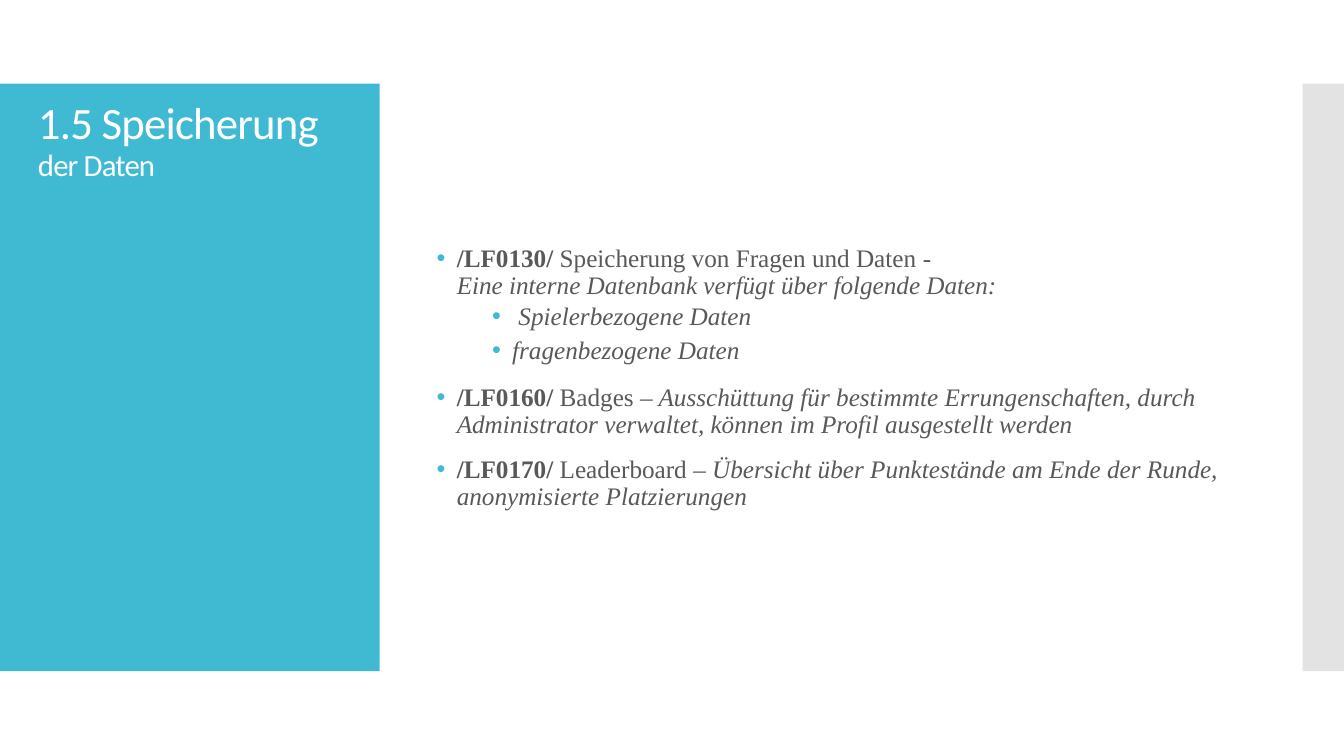
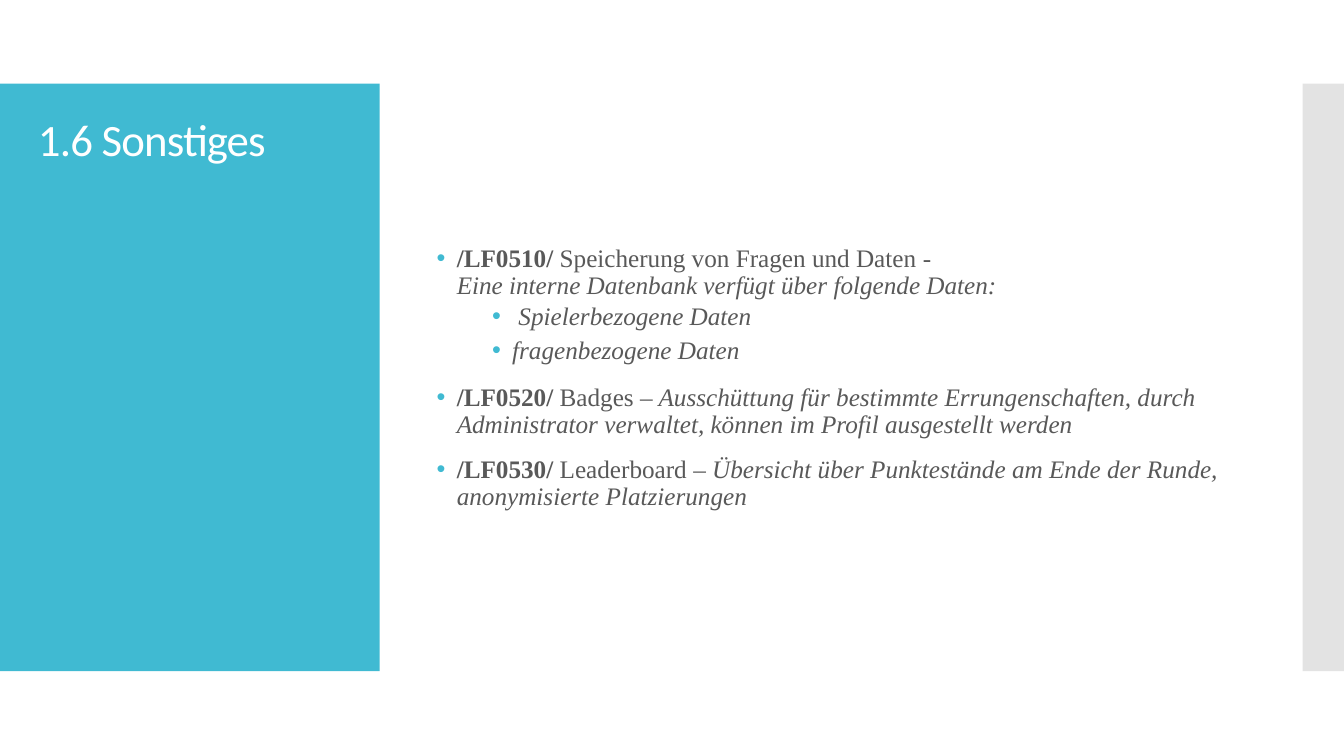
Before and after one commit to ch-schlecht/cz17a, a slide deck: slide 14 of Vortrag/Review_Lastenheft_Folien.pptx (slide 13 before the commit). Drawn at 1344x756 pixels with LibreOffice and Linux fonts; fonts in the diff are those of the drawing. Boxes give left, top, right and bottom in pixels: in the first picture for what was removed or moved away, otherwise in the second. Text is boxed around its words. In the diff, an @@ line names an element or a change of style, - is before the commit and + after.

```diff
--- a/Vortrag/Review_Lastenheft_Folien.pptx
+++ b/Vortrag/Review_Lastenheft_Folien.pptx
@@ title at [38, 125, 266, 164]: text changed @@
-1.5 Speicherung
-der Daten
+1.6 Sonstiges
@@ text at [457, 249, 996, 300]: text changed @@
-• /LF0130/ Speicherung von Fragen und Daten -
-  Eine interne Datenbank verfügt über folgende Daten:
+• /LF0510/ Speicherung von Fragen und Daten -
+  Eine interne Datenbank verfügt über folgende Daten:
@@ text at [457, 388, 1218, 511]: text changed @@
-• /LF0160/ Badges – Ausschüttung für bestimmte Errungenschaften, durch Administrator verwaltet, können im Profil ausgestellt werden
-• /LF0170/ Leaderboard – Übersicht über Punktestände am Ende der Runde, anonymisierte Platzierungen
+• /LF0520/ Badges – Ausschüttung für bestimmte Errungenschaften, durch Administrator verwaltet, können im Profil ausgestellt werden
+• /LF0530/ Leaderboard – Übersicht über Punktestände am Ende der Runde, anonymisierte Platzierungen
```
Also in this commit, not shown: 19 other slides changed, 1 slide added, 1 slide removed.
